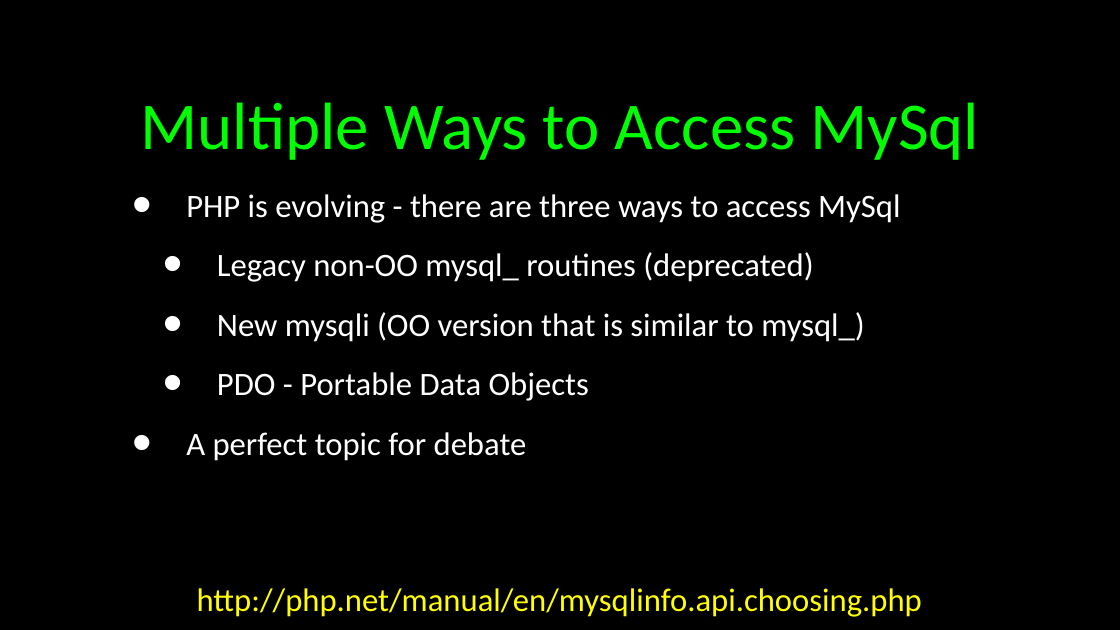
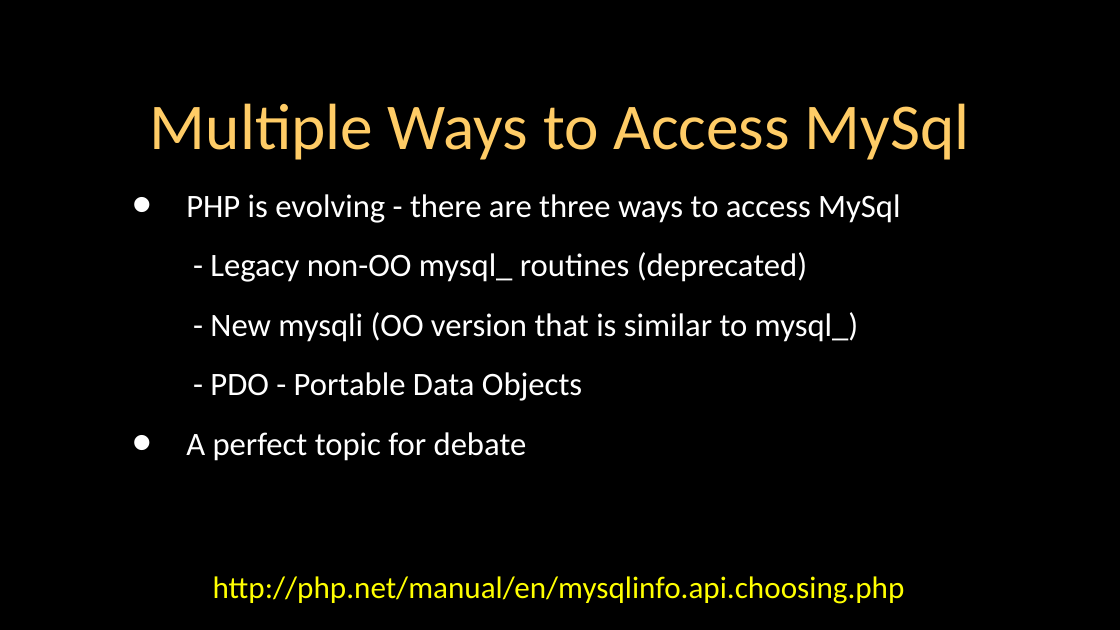
Before and after one commit to csev/wa4e, a slide deck: slide 4 of lectures/PHP-06-MySQL-PDO.ppt. Drawn at 1120x630 pixels with LibreOffice and Linux fonts; fonts in the diff are those of the drawing. Boxes give left, top, right and bottom in pixels: in the first picture for what was removed or moved away, otherwise in the second. Text is boxed around its words. In the diff, an @@ line names an element or a change of style, - is before the commit and + after.

```diff
--- a/lectures/PHP-06-MySQL-PDO.ppt
+++ b/lectures/PHP-06-MySQL-PDO.ppt
@@ title "Multiple Ways to Access MySql" at <box>150,103,970,160</box>: size 43 to 42 pt, text colour #00FF00 to #FFCC66 @@
@@ text at <box>210,252,859,401</box>: text changed @@
-  • Legacy non-OO mysql_ routines (deprecated)
-  • New mysqli (OO version that is similar to mysql_)
-  • PDO - Portable Data Objects
+    - Legacy non-OO mysql_ routines (deprecated)
+    - New mysqli (OO version that is similar to mysql_)
+    - PDO - Portable Data Objects
@@ text "http://php.net/manual/en/mysqlinfo.api.choosing.php": place and size @@
-text "http://php.net/manual/en/mysqlinfo.api.choosing.php" at <box>197,588,922,617</box>
+text "http://php.net/manual/en/mysqlinfo.api.choosing.php" at <box>213,576,905,604</box>
@@ text "http://php.net/manual/en/mysqlinfo.api.choosing.php" at <box>213,576,905,604</box>: size 21 to 20 pt @@
```
Also in this commit, not shown: 44 other slides changed, 3 other files.
